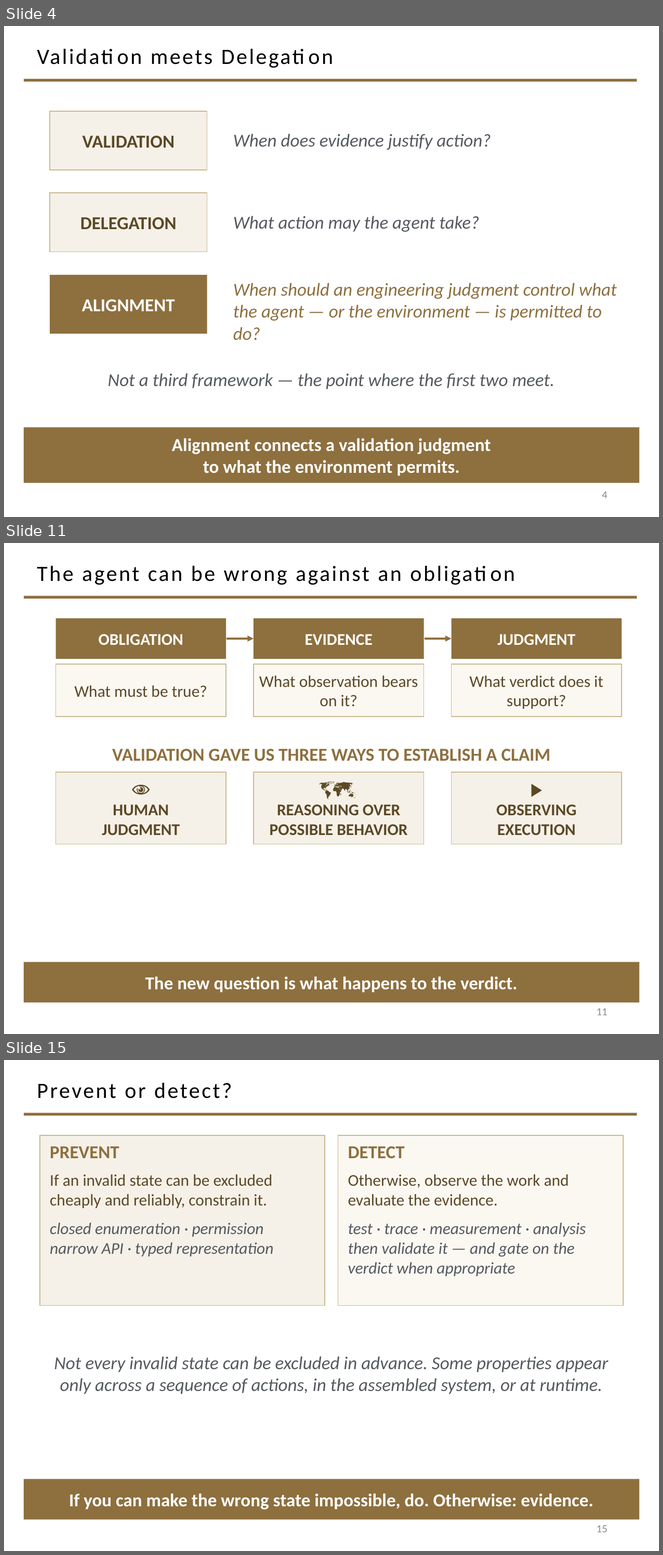
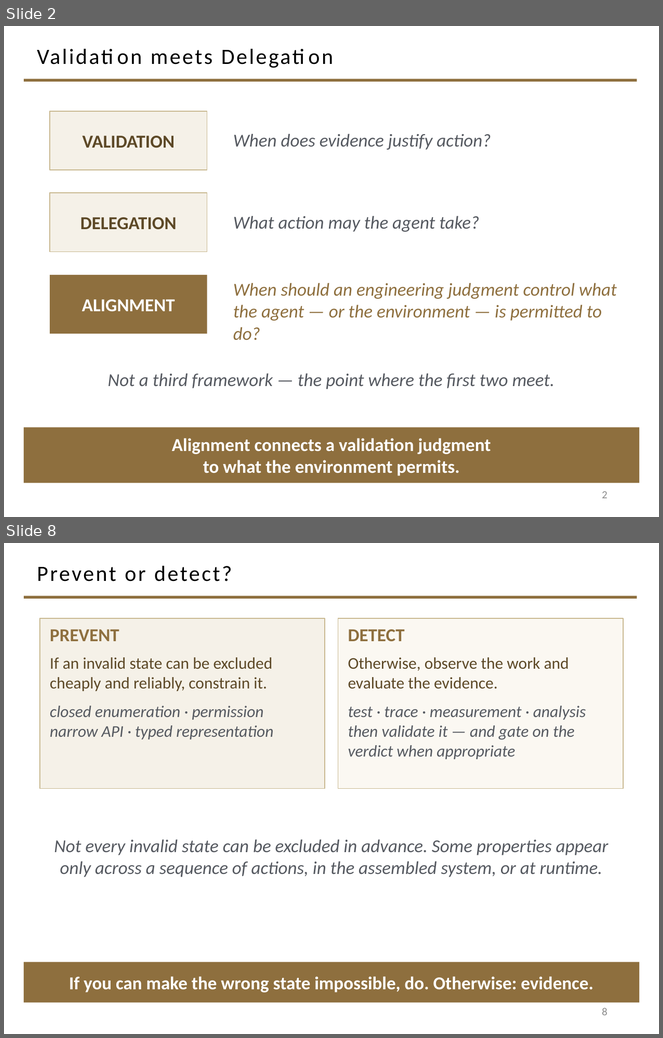
Before and after one commit to davisjam/model-based-agentic-software-engineering, a slide deck: course/lectures/act-2-delegation-and-control/03-alignment/2-3-Alignment.pptx. Shown one above the other, each under a label of ours: slides 4, 11 and 15 before the commit, slides 2 and 8 after it; the slides between them are not shown. The pictures are 663x1555 and 663x1038 pixels, drawn with LibreOffice and Linux fonts; fonts in the diff are those of the drawing; background and template pictures are left out. Boxes give left, top, right and bottom in pixels: in the first picture for what was removed or moved away, otherwise in the second. Text is boxed around its words. In the diff, an @@ line names an element or a change of style, - is before the commit and + after.

```diff
--- a/course/lectures/act-2-delegation-and-control/03-alignment/2-3-Alignment.pptx
+++ b/course/lectures/act-2-delegation-and-control/03-alignment/2-3-Alignment.pptx
@@ slide 11 removed at <box>4,543,659,1034</box>, background #FFFFFF; not listed: 1 template element that a slide beside it also shows @@
@@ title removed at <box>37,565,402,585</box> @@
-The agent can be wrong against an obligation
@@ rectangle removed at <box>56,618,226,659</box> @@
-OBLIGATION
@@ rectangle removed at <box>254,618,424,659</box> @@
-EVIDENCE
@@ rectangle removed at <box>452,618,622,659</box> @@
-JUDGMENT
@@ arrow removed from (227, 639) to (254, 639) @@
@@ arrow removed from (425, 639) to (452, 639) @@
@@ rectangle removed at <box>56,664,226,717</box> @@
-What must be true?
@@ rectangle removed at <box>254,664,424,717</box> @@
-What observation bears on it?
@@ rectangle removed at <box>452,664,622,717</box> @@
-What verdict does it support?
@@ text removed at <box>112,749,551,761</box> @@
-VALIDATION GAVE US THREE WAYS TO ESTABLISH A CLAIM
@@ rectangle removed at <box>56,772,226,845</box> @@
-👁
-HUMAN
-JUDGMENT
@@ rectangle removed at <box>254,772,424,845</box> @@
-🗺
-REASONING OVER
-POSSIBLE BEHAVIOR
@@ rectangle removed at <box>452,772,622,845</box> @@
-▶
-OBSERVING
-EXECUTION
@@ rectangle removed at <box>24,962,639,1003</box> @@
-The new question is what happens to the verdict.
@@ page number removed at <box>597,1008,608,1016</box> @@
-11
@@ what was slide 4 is now slide 2 @@
@@ page number at <box>602,491,608,499</box>: text changed @@
-4
+2
@@ what was slide 15 is now slide 8 @@
@@ page number at <box>602,1008,608,1016</box>: text changed @@
-15
+8
```
Also in this commit, not shown: 14 slides changed, 6 other slides removed.
